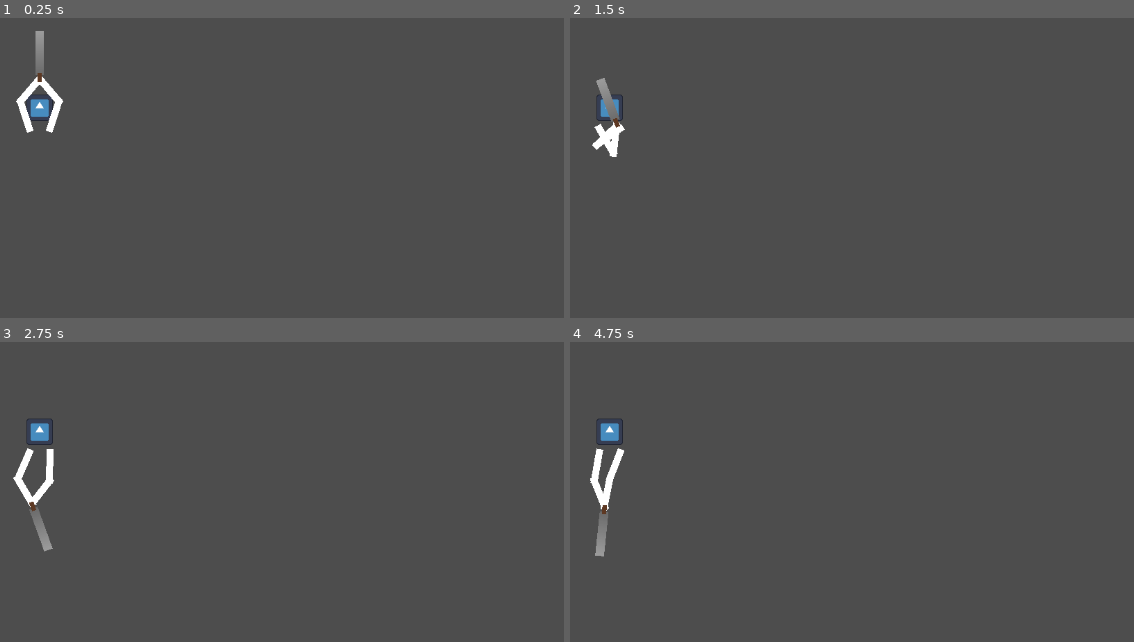
Above: before the commit, frames 1-4 (two rows, left to right).
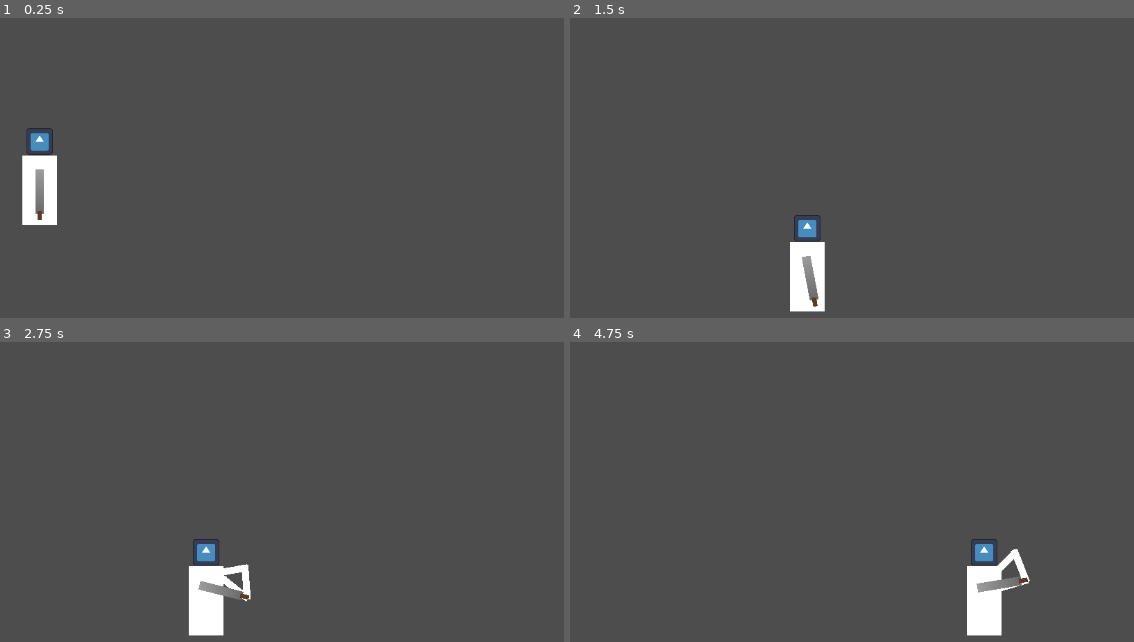
Above: after the commit, the same moments.

Repository: Tchetchouille/Dyspraxia-and-the-Dragon
Game: Godot game, scene res://Actual Project/Scenes/main.tscn
The game is run twice, just before and just after one commit, with the same random seed, the same clock (stepped at 60 frames per second) and the same inputs. The engine's default icon, where the game draws it, is replaced by a stand-in: a white triangle on a blue panel in a dark square.
Inputs:
- Up to frame 1 (0.25 s): no input
- Up to frame 2 (1.5 s): hold Right (ui_right) from 0.53 s (still down)
- Up to frame 3 (2.75 s): release Right (ui_right) at 2.03 s; hold Left (ui_left) from 2.03 s (still down)
- Up to frame 4 (4.75 s): release Left (ui_left) at 2.78 s; hold Right (ui_right) 2.78-4.28 s; hold Left (ui_left) from 4.28 s (still down)

The runs differ from the first frame. In frame 1, 2.7% of the frame differs, in the area x 2-12%, y 4-69%; in frame 2, 2.4%; in frame 3, 3.1%, in the area x 2-45%, y 25-98%; in frame 4, 3.1%.

Commit message:
Sword Implementation
Implemented basic version of sword controls.

Diff:
--- a/dyspraxia-and-the-dragon/EXP (Experimental Stuff)/EXP Scenes/exp_character.tscn
+++ b/dyspraxia-and-the-dragon/EXP (Experimental Stuff)/EXP Scenes/exp_character.tscn
@@ -1,6 +1,8 @@
-[gd_scene load_steps=11 format=3 uid="uid://dcwmrxei8382d"]
+[gd_scene load_steps=14 format=3 uid="uid://dcwmrxei8382d"]
 
 [ext_resource type="Texture2D" uid="uid://b6wfbl2ghjdut" path="res://Assets/icon.svg" id="1_7t178"]
+[ext_resource type="Script" path="res://EXP (Experimental Stuff)/EXP Scripts/body.gd" id="1_qug1x"]
+[ext_resource type="Script" path="res://EXP (Experimental Stuff)/EXP Scripts/sword.gd" id="2_psuoe"]
 
 [sub_resource type="RectangleShape2D" id="RectangleShape2D_w2c5g"]
 size = Vector2(50, 100)
@@ -26,11 +28,14 @@
 [sub_resource type="RectangleShape2D" id="RectangleShape2D_mfnpv"]
 size = Vector2(12, 64)
 
+[sub_resource type="CircleShape2D" id="CircleShape2D_pml3s"]
+radius = 6.0
+
 [node name="ExpCharacter" type="Node2D"]
 
 [node name="Body" type="CharacterBody2D" parent="."]
-collision_layer = 0
-collision_mask = 0
+position = Vector2(0, 20)
+script = ExtResource("1_qug1x")
 
 [node name="CollisionShape2D" type="CollisionShape2D" parent="Body"]
 shape = SubResource("RectangleShape2D_w2c5g")
@@ -38,7 +43,6 @@
 [node name="Model" type="Node2D" parent="Body"]
 
 [node name="Body" type="Sprite2D" parent="Body/Model"]
-visible = false
 scale = Vector2(50, 100)
 texture = SubResource("CanvasTexture_dkdim")
 
@@ -49,110 +53,125 @@
 
 [node name="RightArm" type="Node2D" parent="Body/Model"]
 
-[node name="LeftArm" type="Node2D" parent="."]
-position = Vector2(-15, -60)
-rotation = 3.14159
+[node name="LeftArm" type="Node2D" parent="Body"]
+position = Vector2(-15, -20)
 
-[node name="UpperLeftArm" type="RigidBody2D" parent="LeftArm"]
+[node name="UpperLeftArm" type="RigidBody2D" parent="Body/LeftArm"]
 collision_layer = 0
 collision_mask = 0
 
-[node name="CollisionShape2D" type="CollisionShape2D" parent="LeftArm/UpperLeftArm"]
+[node name="CollisionShape2D" type="CollisionShape2D" parent="Body/LeftArm/UpperLeftArm"]
 scale = Vector2(0.5, 2.5)
 shape = SubResource("RectangleShape2D_e1rcr")
 
-[node name="Sprite2D" type="Sprite2D" parent="LeftArm/UpperLeftArm"]
+[node name="Sprite2D" type="Sprite2D" parent="Body/LeftArm/UpperLeftArm"]
 scale = Vector2(10, 50)
 texture = SubResource("CanvasTexture_y370a")
 
-[node name="PinJoint2D" type="PinJoint2D" parent="LeftArm/UpperLeftArm"]
+[node name="PinJoint2D" type="PinJoint2D" parent="Body/LeftArm/UpperLeftArm"]
 position = Vector2(0, -20)
 node_a = NodePath("..")
-node_b = NodePath("../../../Body")
+node_b = NodePath("../../..")
 
-[node name="LowerLeftArm" type="RigidBody2D" parent="LeftArm"]
+[node name="LowerLeftArm" type="RigidBody2D" parent="Body/LeftArm"]
+position = Vector2(7, 40)
+rotation = -0.349066
+collision_layer = 0
+collision_mask = 0
+
+[node name="CollisionShape2D" type="CollisionShape2D" parent="Body/LeftArm/LowerLeftArm"]
+scale = Vector2(0.5, 2.5)
+shape = SubResource("RectangleShape2D_e1rcr")
+
+[node name="Sprite2D" type="Sprite2D" parent="Body/LeftArm/LowerLeftArm"]
+scale = Vector2(10, 50)
+texture = SubResource("CanvasTexture_y370a")
+
+[node name="PinJoint2D" type="PinJoint2D" parent="Body/LeftArm/LowerLeftArm"]
+position = Vector2(0, -20)
+node_a = NodePath("..")
+node_b = NodePath("../../UpperLeftArm")
+
+[node name="RightArm" type="Node2D" parent="Body"]
+position = Vector2(15, -20)
+
+[node name="UpperRightArm" type="RigidBody2D" parent="Body/RightArm"]
+collision_layer = 0
+collision_mask = 0
+
+[node name="CollisionShape2D" type="CollisionShape2D" parent="Body/RightArm/UpperRightArm"]
+scale = Vector2(0.5, 2.5)
+shape = SubResource("RectangleShape2D_e1rcr")
+
+[node name="Sprite2D" type="Sprite2D" parent="Body/RightArm/UpperRightArm"]
+scale = Vector2(10, 50)
+texture = SubResource("CanvasTexture_y370a")
+
+[node name="PinJoint2D" type="PinJoint2D" parent="Body/RightArm/UpperRightArm"]
+position = Vector2(0, -20)
+node_a = NodePath("..")
+node_b = NodePath("../../..")
+
+[node name="LowerRightArm" type="RigidBody2D" parent="Body/RightArm"]
 position = Vector2(-7, 40)
 rotation = 0.349066
 collision_layer = 0
 collision_mask = 0
 
-[node name="CollisionShape2D" type="CollisionShape2D" parent="LeftArm/LowerLeftArm"]
+[node name="CollisionShape2D" type="CollisionShape2D" parent="Body/RightArm/LowerRightArm"]
 scale = Vector2(0.5, 2.5)
 shape = SubResource("RectangleShape2D_e1rcr")
 
-[node name="Sprite2D" type="Sprite2D" parent="LeftArm/LowerLeftArm"]
+[node name="Sprite2D" type="Sprite2D" parent="Body/RightArm/LowerRightArm"]
 scale = Vector2(10, 50)
 texture = SubResource("CanvasTexture_y370a")
 
-[node name="PinJoint2D" type="PinJoint2D" parent="LeftArm/LowerLeftArm"]
-position = Vector2(0, -20)
-node_a = NodePath("..")
-node_b = NodePath("../../UpperLeftArm")
-
-[node name="RightArm" type="Node2D" parent="."]
-position = Vector2(15, -60)
-rotation = -3.14159
-
-[node name="UpperRightArm" type="RigidBody2D" parent="RightArm"]
-collision_layer = 0
-collision_mask = 0
-
-[node name="CollisionShape2D" type="CollisionShape2D" parent="RightArm/UpperRightArm"]
-scale = Vector2(0.5, 2.5)
-shape = SubResource("RectangleShape2D_e1rcr")
-
-[node name="Sprite2D" type="Sprite2D" parent="RightArm/UpperRightArm"]
-scale = Vector2(10, 50)
-texture = SubResource("CanvasTexture_y370a")
-
-[node name="PinJoint2D" type="PinJoint2D" parent="RightArm/UpperRightArm"]
-position = Vector2(0, -20)
-node_a = NodePath("..")
-node_b = NodePath("../../../Body")
-
-[node name="LowerRightArm" type="RigidBody2D" parent="RightArm"]
-position = Vector2(7, 40)
-rotation = -0.349066
-collision_layer = 0
-collision_mask = 0
-
-[node name="CollisionShape2D" type="CollisionShape2D" parent="RightArm/LowerRightArm"]
-scale = Vector2(0.5, 2.5)
-shape = SubResource("RectangleShape2D_e1rcr")
-
-[node name="Sprite2D" type="Sprite2D" parent="RightArm/LowerRightArm"]
-scale = Vector2(10, 50)
-texture = SubResource("CanvasTexture_y370a")
-
-[node name="PinJoint2D" type="PinJoint2D" parent="RightArm/LowerRightArm"]
+[node name="PinJoint2D" type="PinJoint2D" parent="Body/RightArm/LowerRightArm"]
 position = Vector2(0, -20)
 node_a = NodePath("..")
 node_b = NodePath("../../UpperRightArm")
 
-[node name="Sword" type="RigidBody2D" parent="."]
-position = Vector2(0, -160)
+[node name="Sword" type="Node2D" parent="Body"]
+position = Vector2(0, -20)
 
-[node name="Sprite2D" type="Sprite2D" parent="Sword"]
+[node name="Blade and Handle" type="RigidBody2D" parent="Body/Sword"]
+position = Vector2(0, 20)
+collision_layer = 0
+collision_mask = 0
+
+[node name="Sprite2D" type="Sprite2D" parent="Body/Sword/Blade and Handle"]
 position = Vector2(0, 2)
 rotation = 1.5708
 scale = Vector2(1, 0.2)
 texture = SubResource("GradientTexture2D_qygp6")
 
-[node name="Sprite2D2" type="Sprite2D" parent="Sword"]
+[node name="Sprite2D2" type="Sprite2D" parent="Body/Sword/Blade and Handle"]
 position = Vector2(0, 37)
 scale = Vector2(0.1, 0.2)
 texture = SubResource("GradientTexture2D_eur0k")
 
-[node name="LeftPin" type="PinJoint2D" parent="Sword"]
+[node name="LeftPin" type="PinJoint2D" parent="Body/Sword/Blade and Handle"]
 position = Vector2(0, 40)
 node_a = NodePath("..")
-node_b = NodePath("../../LeftArm/LowerLeftArm")
+node_b = NodePath("../../../LeftArm/LowerLeftArm")
 
-[node name="RightPin" type="PinJoint2D" parent="Sword"]
+[node name="RightPin" type="PinJoint2D" parent="Body/Sword/Blade and Handle"]
 position = Vector2(0, 40)
 node_a = NodePath("..")
-node_b = NodePath("../../RightArm/LowerRightArm")
+node_b = NodePath("../../../RightArm/LowerRightArm")
 
-[node name="CollisionShape2D" type="CollisionShape2D" parent="Sword"]
+[node name="CollisionShape2D" type="CollisionShape2D" parent="Body/Sword/Blade and Handle"]
 position = Vector2(0, 2)
 shape = SubResource("RectangleShape2D_mfnpv")
+
+[node name="Sword Tip" type="CharacterBody2D" parent="Body/Sword"]
+collision_layer = 0
+collision_mask = 0
+script = ExtResource("2_psuoe")
+
+[node name="CollisionShape2D" type="CollisionShape2D" parent="Body/Sword/Sword Tip"]
+shape = SubResource("CircleShape2D_pml3s")
+
+[node name="PinJoint2D" type="PinJoint2D" parent="Body/Sword/Sword Tip"]
+node_a = NodePath("..")
+node_b = NodePath("../../Blade and Handle")
--- a/dyspraxia-and-the-dragon/EXP (Experimental Stuff)/EXP Scenes/experimental_main.tscn
+++ b/dyspraxia-and-the-dragon/EXP (Experimental Stuff)/EXP Scenes/experimental_main.tscn
@@ -2,17 +2,16 @@
 
 [ext_resource type="PackedScene" uid="uid://dcwmrxei8382d" path="res://EXP (Experimental Stuff)/EXP Scenes/exp_character.tscn" id="1_ecqu5"]
 
-[sub_resource type="WorldBoundaryShape2D" id="WorldBoundaryShape2D_d0vp3"]
-distance = -645.0
+[sub_resource type="WorldBoundaryShape2D" id="WorldBoundaryShape2D_bavmj"]
 
 [node name="ExperimentalMain" type="Node"]
 
 [node name="StaticBody2D" type="StaticBody2D" parent="."]
-visible = false
+position = Vector2(0, 500)
 scale = Vector2(60, 1)
 
 [node name="CollisionShape2D" type="CollisionShape2D" parent="StaticBody2D"]
-shape = SubResource("WorldBoundaryShape2D_d0vp3")
+shape = SubResource("WorldBoundaryShape2D_bavmj")
 
 [node name="ExpCharacter" parent="." instance=ExtResource("1_ecqu5")]
 position = Vector2(396, 276)
--- /dev/null
+++ b/dyspraxia-and-the-dragon/EXP (Experimental Stuff)/EXP Scripts/body.gd
@@ -0,0 +1,25 @@
+extends CharacterBody2D
+
+
+const SPEED = 300.0
+const JUMP_VELOCITY = -400.0
+
+
+func _physics_process(delta: float) -> void:
+	# Add the gravity.
+	if not is_on_floor():
+		velocity += get_gravity() * delta
+
+	# Handle jump.
+	if Input.is_action_just_pressed("jump") and is_on_floor():
+		velocity.y = JUMP_VELOCITY
+
+	# Get the input direction and handle the movement/deceleration.
+	# As good practice, you should replace UI actions with custom gameplay actions.
+	var direction := Input.get_axis("ui_left", "ui_right")
+	if direction:
+		velocity.x = direction * SPEED
+	else:
+		velocity.x = move_toward(velocity.x, 0, SPEED)
+
+	move_and_slide()
--- /dev/null
+++ b/dyspraxia-and-the-dragon/EXP (Experimental Stuff)/EXP Scripts/sword.gd
@@ -0,0 +1,12 @@
+extends CharacterBody2D
+
+
+# Called when the node enters the scene tree for the first time.
+func _ready() -> void:
+	pass # Replace with function body.
+
+
+# Called every frame. 'delta' is the elapsed time since the previous frame.
+func _physics_process(delta: float) -> void:
+	position = Input.get_vector("sword_left", "sword_right", "sword_up", "sword_down") * 100
+	move_and_slide()
--- a/dyspraxia-and-the-dragon/project.godot
+++ b/dyspraxia-and-the-dragon/project.godot
@@ -15,6 +15,36 @@
 config/features=PackedStringArray("4.3", "GL Compatibility")
 config/icon="res://Assets/icon.svg"
 
+[input]
+
+sword_left={
+"deadzone": 0.5,
+"events": [Object(InputEventJoypadMotion,"resource_local_to_scene":false,"resource_name":"","device":-1,"axis":2,"axis_value":-1.0,"script":null)
+]
+}
+sword_right={
+"deadzone": 0.5,
+"events": [Object(InputEventJoypadMotion,"resource_local_to_scene":false,"resource_name":"","device":-1,"axis":2,"axis_value":1.0,"script":null)
+]
+}
+sword_up={
+"deadzone": 0.5,
+"events": [Object(InputEventJoypadMotion,"resource_local_to_scene":false,"resource_name":"","device":-1,"axis":3,"axis_value":-1.0,"script":null)
+]
+}
+sword_down={
+"deadzone": 0.5,
+"events": [Object(InputEventJoypadMotion,"resource_local_to_scene":false,"resource_name":"","device":-1,"axis":3,"axis_value":1.0,"script":null)
+]
+}
+jump={
+"deadzone": 0.5,
+"events": [Object(InputEventJoypadButton,"resource_local_to_scene":false,"resource_name":"","device":-1,"button_index":10,"pressure":0.0,"pressed":true,"script":null)
+, Object(InputEventJoypadButton,"resource_local_to_scene":false,"resource_name":"","device":-1,"button_index":0,"pressure":0.0,"pressed":true,"script":null)
+, Object(InputEventJoypadButton,"resource_local_to_scene":false,"resource_name":"","device":-1,"button_index":9,"pressure":0.0,"pressed":true,"script":null)
+]
+}
+
 [layer_names]
 
 2d_physics/layer_2="Arms"
